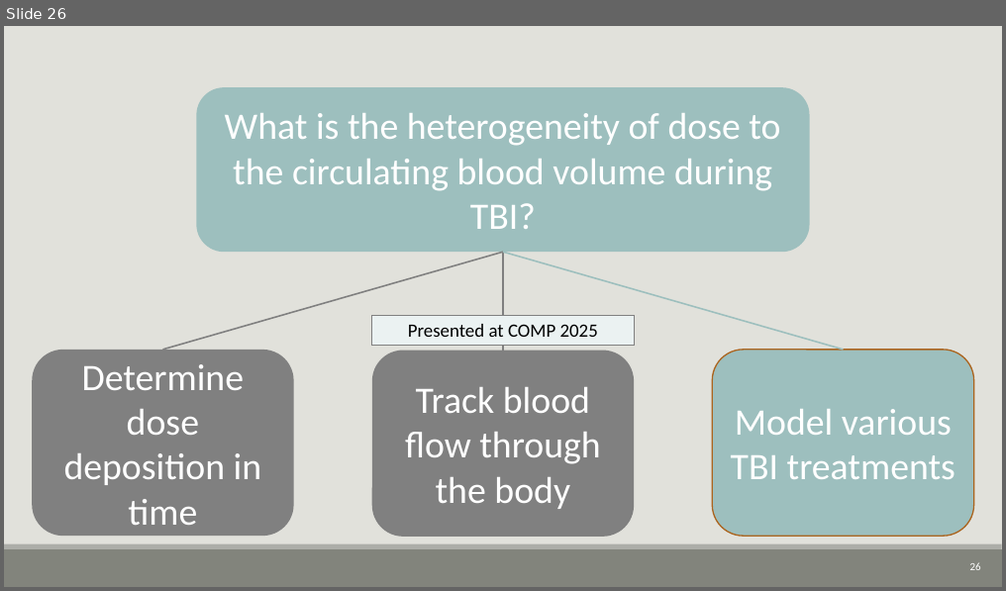
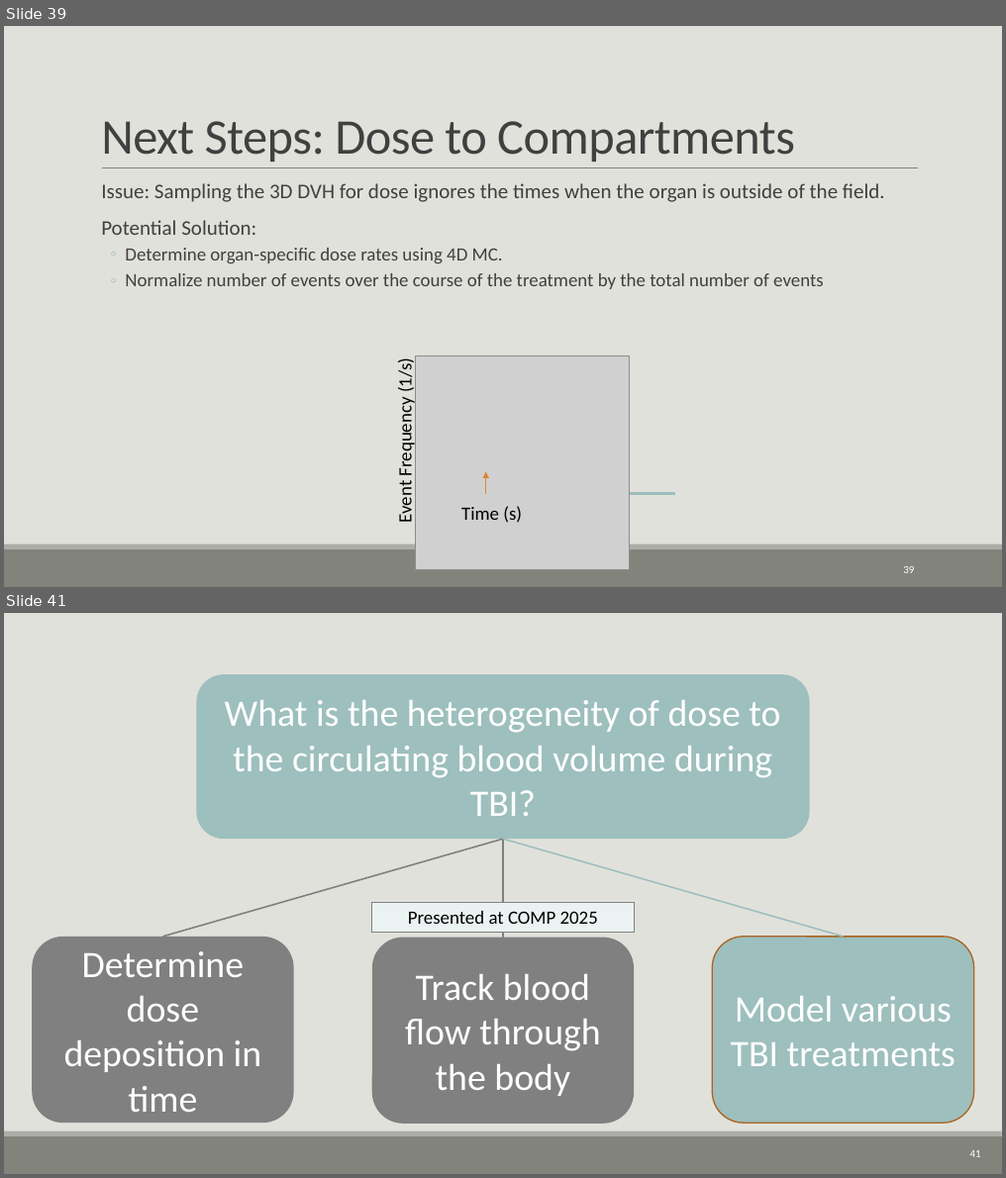
Before and after one commit to CNorthwayMedPhys/Full-Body-Flow-Model-Project, a slide deck: Working Documents/11.25_Committee Meeting.pptx. Shown one above the other, each under a label of ours: slide 26 before the commit, slides 39 and 41 after it; the slides between them are not shown. The pictures are 1006x591 and 1006x1178 pixels, drawn with LibreOffice and Linux fonts; fonts in the diff are those of the drawing; grey boxes stand for pictures. Boxes give left, top, right and bottom in pixels: in the first picture for what was removed or moved away, otherwise in the second. Text is boxed around its words. In the diff, an @@ line names an element or a change of style, - is before the commit and + after.

```diff
--- a/Working Documents/11.25_Committee Meeting.pptx
+++ b/Working Documents/11.25_Committee Meeting.pptx
@@ slide 39 added at bbox=[4, 26, 1002, 587], background #E1E1DB; not listed: 2 template elements that a slide beside it also shows @@
@@ title added at bbox=[101, 121, 795, 162], 48 pt, text #404040 @@
+Next Steps: Dose to Compartments
@@ line added from (102, 169) to (918, 169), #808080 0.5 pt @@
@@ text added at bbox=[101, 183, 885, 289], 18 pt, text #404040 @@
+  Issue: Sampling the 3D DVH for dose ignores the times when the organ is outside of the field.
+  Potential Solution:
+  ◦ Determine organ-specific dose rates using 4D MC.
+  ◦ Normalize number of events over the course of the treatment by the total number of events
@@ text added at bbox=[394, 362, 417, 523], 18 pt, text #000000 @@
+Event Frequency (1/s)
@@ picture added at bbox=[415, 356, 629, 570] @@
@@ line added from (433, 494) to (675, 494), #9DBFBE 3 pt @@
@@ arrow added from (486, 494) to (486, 472), #DB8631 1 pt @@
@@ text added at bbox=[461, 506, 522, 523], 18 pt, text #000000 @@
+Time (s)
@@ page number added at bbox=[903, 567, 914, 573], 10.5 pt, text #FFFFFF @@
+39
@@ what was slide 26 is now slide 41 @@
@@ page number at bbox=[970, 1151, 981, 1157]: text changed @@
-26
+41
```
Also in this commit, not shown: 8 slides changed, 16 other slides added, 2 slides removed.
